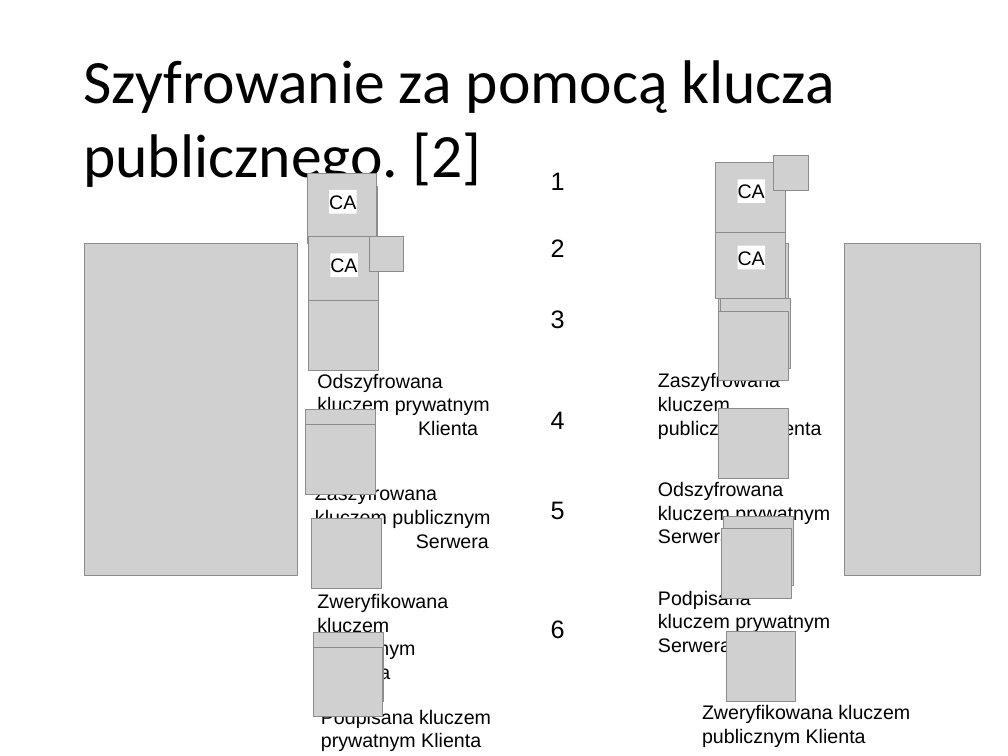
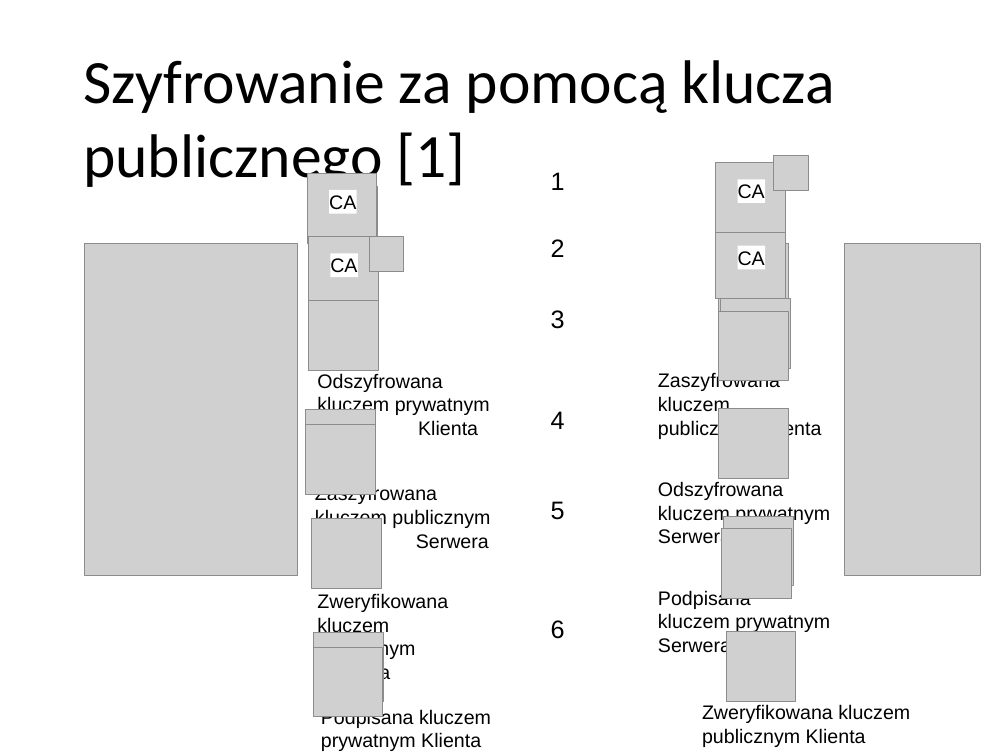
Before and after one commit to pwr227078/Reports, a slide deck: slide 4 of VPN/VPN.pptx. Drawn at 1008x756 pixels with LibreOffice and Linux fonts; fonts in the diff are those of the drawing; grey boxes stand for pictures; background and template pictures are left out. Boxes give left, top, right and bottom in pixels: in the first picture for what was removed or moved away, otherwise in the second. Text is boxed around its words. In the diff, an @@ line names an element or a change of style, - is before the commit and + after.

```diff
--- a/VPN/VPN.pptx
+++ b/VPN/VPN.pptx
@@ text at (83,60,835,192): text changed @@
-Szyfrowanie za pomocą klucza publicznego. [2]
+Szyfrowanie za pomocą klucza publicznego [1]
```
Also in this commit, not shown: 12 other slides changed, 2 slides added, 2 other files.
